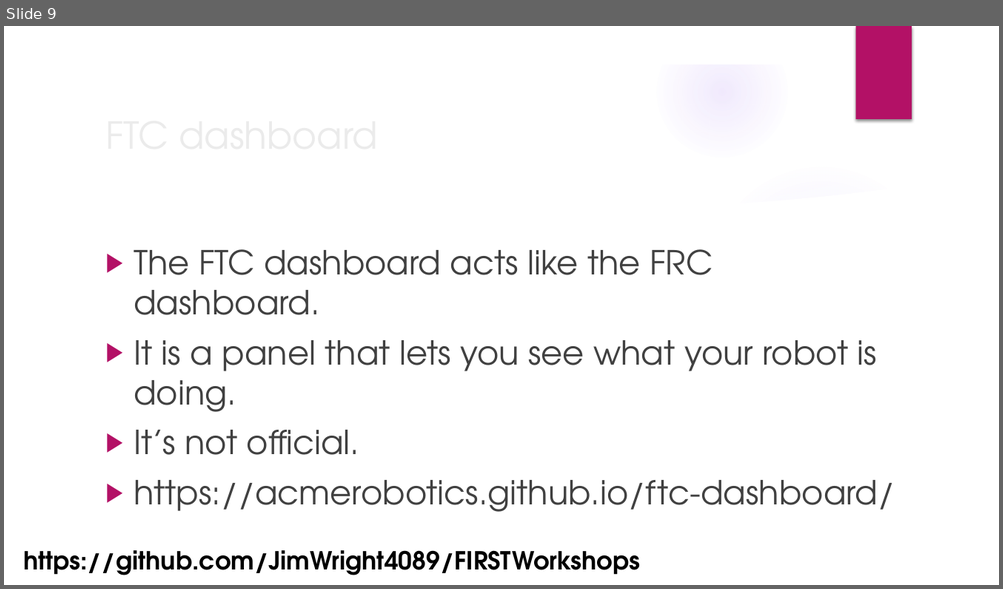
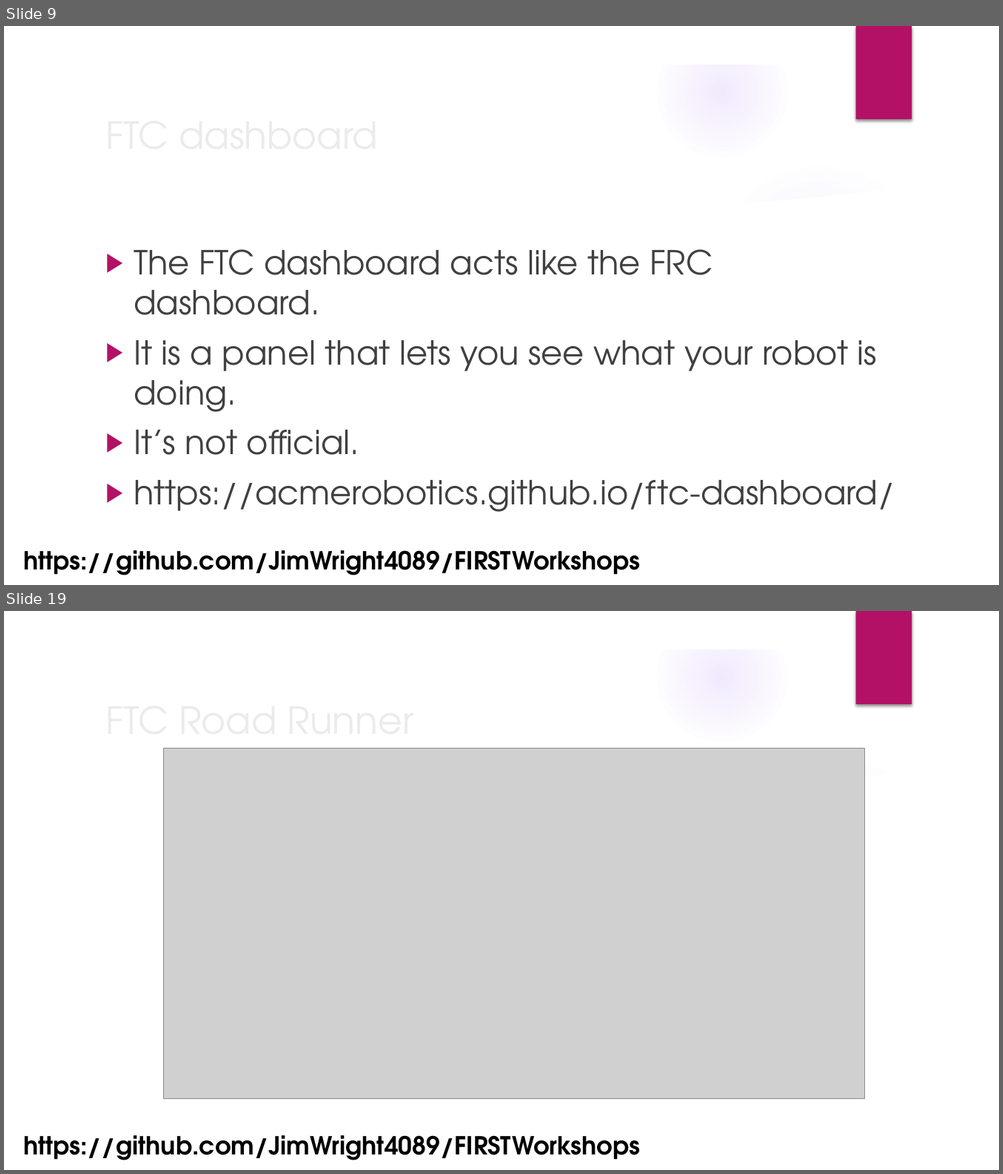
Before and after one commit to JimWright4089/FIRSTWorkshops, a slide deck: FTC/2022/Advanced FTC Code.pptx. Shown one above the other, each under a label of ours: slide 9 before the commit, slides 9 and 19 after it; the slides between them are not shown. The pictures are 1003x589 and 1003x1174 pixels, drawn with LibreOffice and Linux fonts; fonts in the diff are those of the drawing; grey boxes stand for pictures; background and template pictures are left out. Boxes give left, top, right and bottom in pixels: in the first picture for what was removed or moved away, otherwise in the second. Text is boxed around its words. In the diff, an @@ line names an element or a change of style, - is before the commit and + after.

```diff
--- a/FTC/2022/Advanced FTC Code.pptx
+++ b/FTC/2022/Advanced FTC Code.pptx
@@ slide 19 added at (x1=4, y1=611, x2=999, y2=1170), background picture (left out); not listed: 9 template elements that a slide beside it also shows @@
@@ title added at (x1=105, y1=748, x2=414, y2=752), 36 pt, text #EBEBEB @@
+FTC Road Runner
@@ picture added at (x1=164, y1=749, x2=865, y2=1099) @@
@@ text added at (x1=23, y1=1136, x2=640, y2=1161), 24 pt, text #000000, bold @@
+https://github.com/JimWright4089/FIRSTWorkshops
```
Also in this commit, not shown: 9 other slides added, 2 other files.
